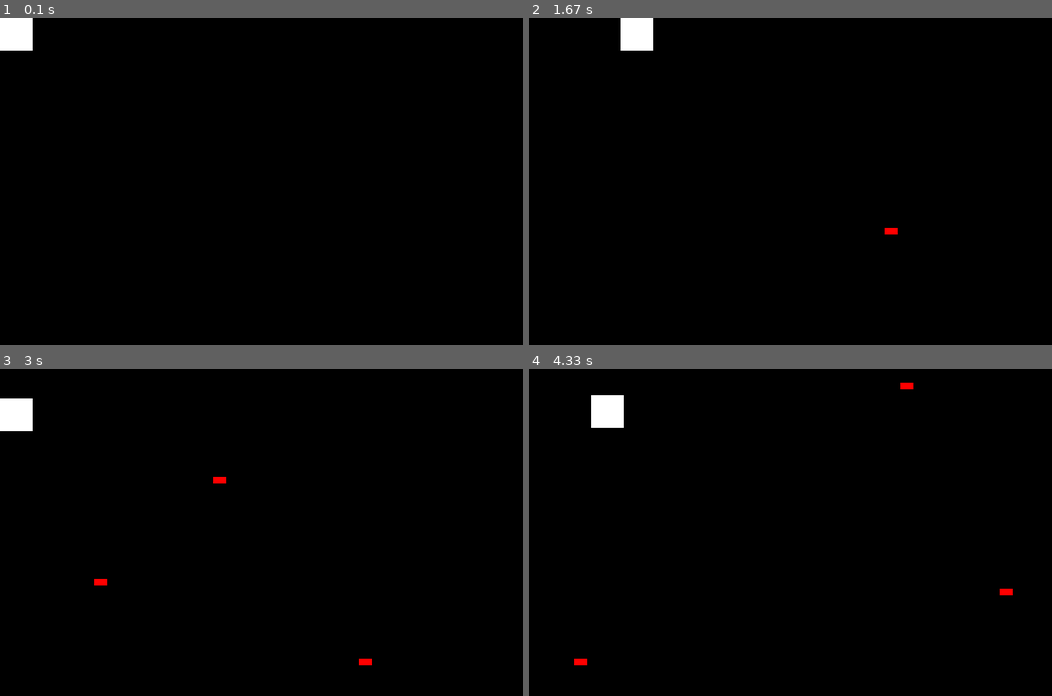
Above: before the commit, frames 1-4 (two rows, left to right).
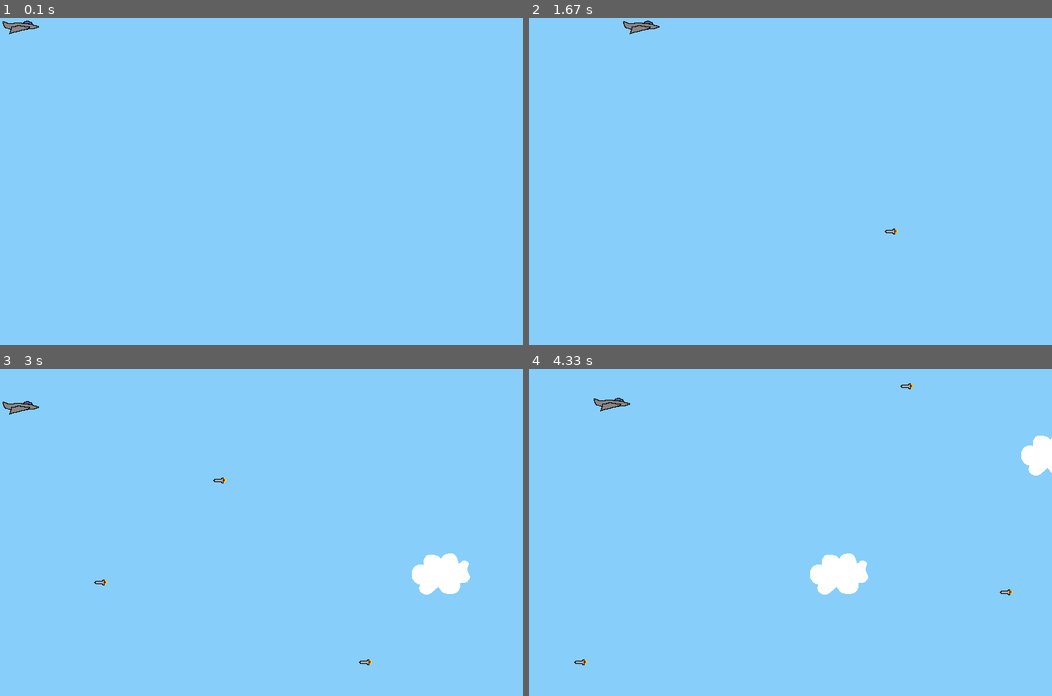
Above: after the commit, the same moments.

Repository: Jackbaklava/learning-pygame
Game: pygame game, started from main.py
The game is run twice, just before and just after one commit, with the same random seed, the same clock (stepped at 60 frames per second) and the same inputs.
Inputs:
- Up to frame 1 (0.1 s): no input
- Up to frame 2 (1.67 s): hold Right 0.33-0.8 s; hold Up 0.83-1.13 s; hold Right 1.17-1.63 s
- Up to frame 3 (3 s): hold Left 1.67-2.2 s; hold Down 2.23-2.53 s; hold Left 2.57-2.97 s
- Up to frame 4 (4.33 s): hold Up 3-3.37 s; hold Right 3.4-4.03 s; hold Down from 4.07 s (still down)

The runs differ from the first frame. In frame 1, 100% of the frame differs, in the area x 0-100%, y 0-100%; in frame 2, 100%; in frame 3, 100%; in frame 4, 100%.

Commit message:
Completed the tutorial

Diff:
--- a/main.py
+++ b/main.py
@@ -2,10 +2,9 @@
 import pygame
 from pygame.locals import (KEYDOWN, QUIT, K_ESCAPE)
 from config import WIDTH, HEIGHT
-from sprites import Player, Enemy
+from sprites import Player, Enemy, Cloud, sound_move_up, sound_move_down, sound_collision
 
 pygame.init()
-
 
 # The screen is also a surface
 screen = pygame.display.set_mode((WIDTH, HEIGHT))
@@ -15,8 +14,12 @@
 # Assigns a unique code to the custom event
 ADDENEMY = pygame.USEREVENT + 1
 pygame.time.set_timer(ADDENEMY, 750)
+ADDCLOUD = pygame.USEREVENT + 2
+pygame.time.set_timer(ADDCLOUD, 2000)
+
 
 enemies = pygame.sprite.Group()
+clouds = pygame.sprite.Group()
 all_sprites = pygame.sprite.Group()
 player = Player()
 all_sprites.add(player)
@@ -38,21 +41,35 @@
             enemies.add(enemy)
             all_sprites.add(enemy)
 
+        elif event.type == ADDCLOUD:
+            cloud = Cloud()
+            clouds.add(cloud)
+            all_sprites.add(cloud)
+
     # Returns a dictionary
     keys_pressed = pygame.key.get_pressed()
     player.update(keys_pressed)
     enemies.update()
+    clouds.update()
 
-    screen.fill((0, 0, 0))
+    screen.fill((135, 206, 250))
 
     # Copies one surface to another
     for sprite in all_sprites:
         screen.blit(sprite.surf, sprite.rect)
+
+    if pygame.sprite.spritecollideany(player, enemies):
+        player.kill()
+        sound_move_up.stop()
+        sound_move_down.stop()
+        sound_collision.play()
+        running = False
 
     # Updates the screen
     pygame.display.flip()
     # Maintains the FPS at 30
     clock.tick(30)
 
-
+pygame.mixer.music.stop()
+pygame.mixer.quit()
 pygame.quit()
--- a/sprites.py
+++ b/sprites.py
@@ -1,15 +1,23 @@
 import pygame
-from pygame.locals import (K_UP, K_DOWN, K_RIGHT, K_LEFT)
+from pygame.locals import (K_UP, K_DOWN, K_RIGHT, K_LEFT, RLEACCEL)
 import random as r
 from config import WIDTH, HEIGHT
+
+pygame.mixer.init()
+pygame.mixer.music.load("assets/apoxode_electric.mp3")
+pygame.mixer.music.play(-1)
+sound_move_up = pygame.mixer.Sound("assets/rising_putter.ogg")
+sound_move_down = pygame.mixer.Sound("assets/falling_putter.ogg")
+sound_collision = pygame.mixer.Sound("assets/collision.ogg")
+
 
 class Player(pygame.sprite.Sprite):
     def __init__(self):
         # Calls the __init__ method of the parent class
         super().__init__()
         # This surface is displayed on screen
-        self.surf = pygame.Surface((50, 50))
-        self.surf.fill((255, 255, 255))
+        self.surf = pygame.image.load("assets/jet.png").convert()
+        self.surf.set_colorkey((255, 255, 255), RLEACCEL)
         # When you call this method, pygame creates a new rect with the size of the surface and the coordinates 0, 0. To give the rect other coords, parameters like center and topleft can be used
         self.rect = self.surf.get_rect()
 
@@ -18,8 +26,10 @@
         # Note: coordinates start from the top left of the screen
         if pressed_keys[K_UP]:
             self.rect.move_ip(0, -5)
+            sound_move_up.play()
         if pressed_keys[K_DOWN]:
             self.rect.move_ip(0, 5)
+            sound_move_down.play()
         if pressed_keys[K_RIGHT]:
             self.rect.move_ip(5, 0)
         if pressed_keys[K_LEFT]:
@@ -41,8 +51,8 @@
 class Enemy(pygame.sprite.Sprite):
     def __init__(self):
         super().__init__()
-        self.surf = pygame.Surface((20, 10))
-        self.surf.fill((255, 0, 0))
+        self.surf = pygame.image.load("assets/missile.png").convert()
+        self.surf.set_colorkey((255, 255, 255), RLEACCEL)
         self.rect = self.surf.get_rect(
             center=(
                 r.randint(WIDTH+20, WIDTH+100),
@@ -56,3 +66,22 @@
         # Remove sprite if it goes out of the screen
         if self.rect.right < 0:
             self.kill()
+
+
+
+class Cloud(pygame.sprite.Sprite):
+    def __init__(self):
+        super().__init__()
+        self.surf = pygame.image.load("assets/cloud.png").convert()
+        self.surf.set_colorkey((0, 0, 0), RLEACCEL)
+        self.rect = self.surf.get_rect(
+            center=(
+                r.randint(WIDTH+20, WIDTH+100),
+                r.randint(0, HEIGHT)
+            )
+        )
+
+    def update(self):
+        self.rect.move_ip(-5, 0)
+        if self.rect.right < 0:
+            self.kill()
Binary file added: assets/cloud.png
Binary file added: assets/jet.png
Binary file added: assets/missile.png
Not shown, added: assets/apoxode_electric.mp3
Not shown, added: assets/collision.ogg
Not shown, added: assets/falling_putter.ogg
Not shown, added: assets/rising_putter.ogg
